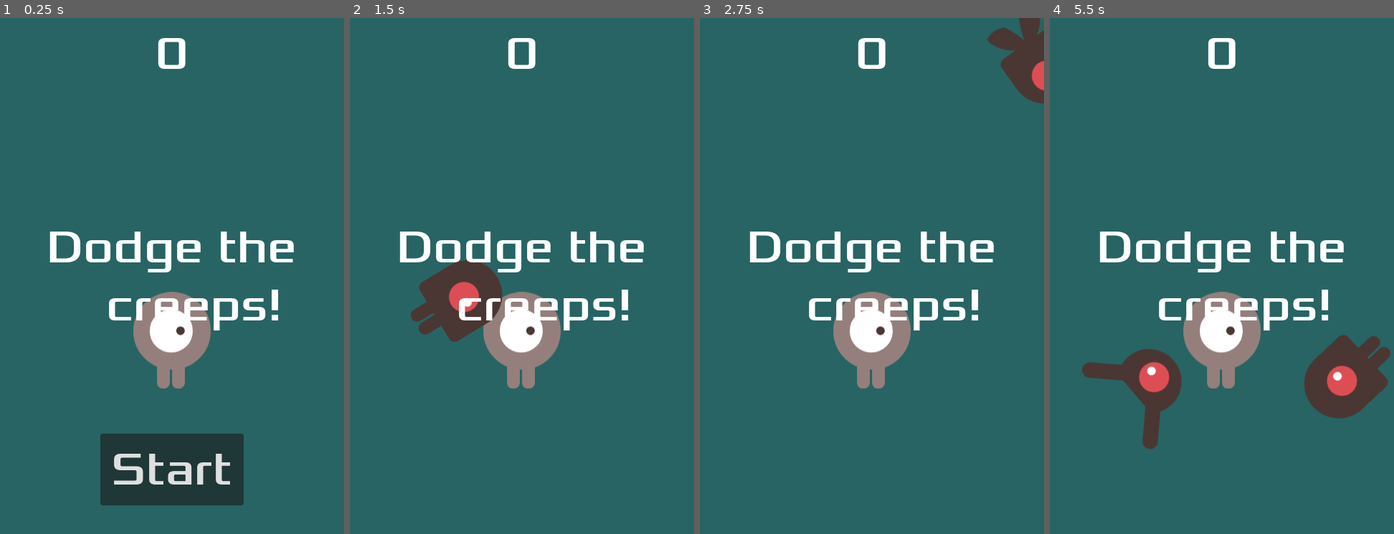
Above: before the commit, frames 1-4 (left to right).
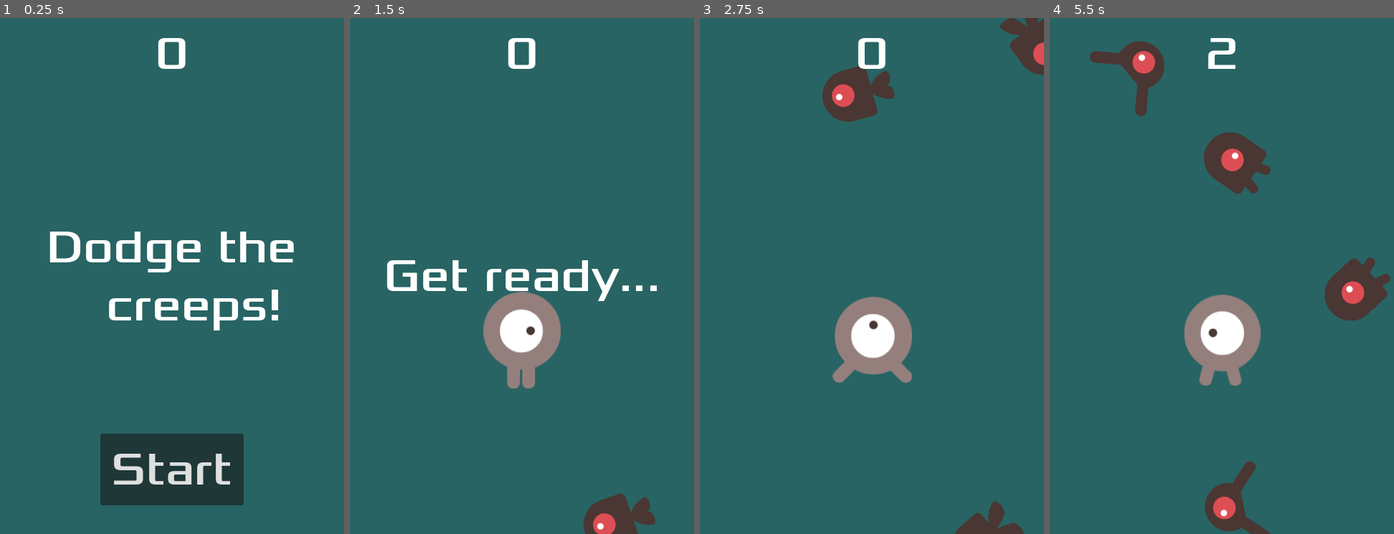
Above: after the commit, the same moments.

Repository: tmssni/Clone-Attack
Game: Godot game, scene res://Main.tscn
Two runs of this game, one before a commit and one after it. Both use one fixed random seed, a clock stepped at 60 frames per second and the inputs below.
Inputs:
- Up to frame 1 (0.25 s): no input
- Up to frame 2 (1.5 s): click "Start" at 0.5 s; hold Right (move_right) from 1.28 s (still down)
- Up to frame 3 (2.75 s): release Right (move_right) at 2.03 s; hold Up (move_down) from 2.03 s (still down)
- Up to frame 4 (5.5 s): release Up (move_down) at 2.78 s; hold Right (move_right) 2.78-3.53 s; hold Down (move_up) 3.53-4.28 s; hold Left (move_left) from 4.28 s (still down)

The runs differ from the first frame. In frame 1, 2.6% of the frame differs, in the area x 38-62%, y 53-72%; in frame 2, 7.7%; in frame 3, 7.4%; in frame 4, 14%, in the area x 9-99%, y 3-100%.
Error before the commit: Parse Error: Function "new_game()" not found in base self. (res://Player.gd:12)

Commit message:
Clone Attack Changes

Diff:
--- a/Hud.gd
+++ b/Hud.gd
@@ -4,8 +4,8 @@
 signal start_game
 
 func show_message(text):
-	$Message.text = text
-	$Message.show()
+	$MessageLabel.text = text
+	$MessageLabel.show()
 	$MessageTimer.start()
 
 func show_game_over():
@@ -13,18 +13,18 @@
 	# Wait until the MessageTimer has counted down.
 	await $MessageTimer.timeout
 
-	$Message.text = "Dodge the Creeps!"
-	$Message.show()
+	$MessageLabel.text = "Dodge the Creeps!"
+	$MessageLabel.show()
 	# Make a one-shot timer and wait for it to finish.
-	await get_tree().create_timer(1.0).timeout
+	await get_tree().create_timer(1).timeout
 	$StartButton.show()
 
 func update_score(score):
 	$ScoreLabel.text = str(score)
 
-func _on_start_button_pressed() -> void:
+func _on_start_button_pressed():
 	$StartButton.hide()
 	start_game.emit()
 
-func _on_message_timer_timeout() -> void:
-	$Message.hide()
+func _on_message_timer_timeout():
+	$MessageLabel.hide()
--- a/Hud.tscn
+++ b/Hud.tscn
@@ -20,7 +20,7 @@
 horizontal_alignment = 1
 vertical_alignment = 1
 
-[node name="Message" type="Label" parent="."]
+[node name="MessageLabel" type="Label" parent="."]
 custom_minimum_size = Vector2(48020, 0)
 anchors_preset = 8
 anchor_left = 0.5
--- a/Main.gd
+++ b/Main.gd
@@ -1,36 +1,7 @@
 extends Node
 
 @export var mob_scene : PackedScene
-var score = 0
-
-func _ready():
-	randomize()
-
-func _on_mob_timer_timeout():
-	var mob_spawn_location = $MobPath/MobPathLocation
-	mob_spawn_location.progress_ratio = randf()
-
-	var mob = mob_scene.instantiate()
-
-	add_child(mob)
-	mob.position = mob_spawn_location.position
-
-	var direction = mob_spawn_location.rotation + PI / 2
-	direction += randf_range(-PI / 4, PI / 4)
-	mob.rotation = direction
-
-	var velocity = Vector2(randf_range(150.0, 250.0), 0.0)
-	mob.linear_velocity = velocity.rotated(direction)
-
-
-func _on_score_timer_timeout() -> void:
-	score += 1
-	$HUD.update_score(score)
-
-
-func _on_start_timer_timeout() -> void:
-	$MobTimer.start()
-	$ScoreTimer.start()
+var score
 
 func game_over():
 	$ScoreTimer.stop()
@@ -38,16 +9,38 @@
 	$HUD.show_game_over()
 
 func new_game():
+	get_tree().call_group("mobs", "queue_free")
 	score = 0
-	$HUD.updated_score(score)
 	$Player.start($StartPosition.position)
-
 	$StartTimer.start()
-
+	$HUD.update_score(score)
 	$HUD.show_message("Get ready...")
-
 	await $StartTimer.timeout
 	$ScoreTimer.start()
 	$MobTimer.start()
 
-	get_tree().call_group("mobs", "queue_free")
+func _on_mob_timer_timeout():
+	var mob = mob_scene.instantiate()
+
+	var mob_spawn_location = $MobPath/MobPathLocation
+	mob_spawn_location.progress_ratio = randf()
+
+	var direction = mob_spawn_location.rotation + PI / 2
+
+	mob.position = mob_spawn_location.position
+
+	direction += randf_range(-PI / 4, PI / 4)
+	mob.rotation = direction
+
+	var velocity = Vector2(randf_range(150.0, 250.0), 0.0)
+	mob.linear_velocity = velocity.rotated(direction)
+
+	add_child(mob)
+
+func _on_score_timer_timeout():
+	score += 1
+	$HUD.update_score(score)
+
+func _on_start_timer_timeout():
+	$MobTimer.start()
+	$ScoreTimer.start()
--- a/Main.tscn
+++ b/Main.tscn
@@ -26,12 +26,6 @@
 [node name="Player" parent="." instance=ExtResource("3_qplh0")]
 position = Vector2(240, 450)
 
-[node name="MobPath" type="Path2D" parent="."]
-scale = Vector2(1, 1.00667)
-curve = SubResource("Curve2D_ep1yn")
-
-[node name="MobPathLocation" type="PathFollow2D" parent="MobPath"]
-
 [node name="MobTimer" type="Timer" parent="."]
 wait_time = 0.5
 autostart = true
@@ -45,6 +39,12 @@
 [node name="StartPosition" type="Marker2D" parent="."]
 position = Vector2(240, 450)
 
+[node name="MobPath" type="Path2D" parent="."]
+scale = Vector2(1, 1.00667)
+curve = SubResource("Curve2D_ep1yn")
+
+[node name="MobPathLocation" type="PathFollow2D" parent="MobPath"]
+
 [node name="HUD" parent="." instance=ExtResource("4_ooy7g")]
 
 [connection signal="timeout" from="MobTimer" to="." method="_on_mob_timer_timeout"]
--- a/Mob.gd
+++ b/Mob.gd
@@ -5,10 +5,10 @@
 
 # Called when the node enters the scene tree for the first time.
 func _ready():
-	randomize()
+	#randomize()
+	$AnimatedSprite2D.play()
 	var mob_types = $AnimatedSprite2D.sprite_frames.get_animation_names()
 	$AnimatedSprite2D.play(mob_types[randi() % mob_types.size()])
 
-
 func _on_visible_on_screen_notifier_2d_screen_exited():
 	queue_free()
--- a/Mob.tscn
+++ b/Mob.tscn
@@ -51,9 +51,11 @@
 [node name="Mob" type="RigidBody2D" groups=["mobs"]]
 collision_layer = 0
 collision_mask = 0
+gravity_scale = 0.0
 script = ExtResource("1_oglx1")
 
 [node name="AnimatedSprite2D" type="AnimatedSprite2D" parent="." groups=["mobs"]]
+scale = Vector2(0.75, 0.75)
 sprite_frames = SubResource("SpriteFrames_qo7t5")
 animation = &"walk"
 
@@ -62,7 +64,8 @@
 shape = SubResource("CapsuleShape2D_d8ono")
 
 [node name="VisibleOnScreenNotifier2D" type="VisibleOnScreenNotifier2D" parent="."]
-position = Vector2(-1, 0)
+position = Vector2(-0.5, 1)
+scale = Vector2(1.01, 1.025)
 rect = Rect2(-50, -40, 100, 80)
 
 [connection signal="screen_exited" from="VisibleOnScreenNotifier2D" to="." method="_on_visible_on_screen_notifier_2d_screen_exited"]
--- a/Player.gd
+++ b/Player.gd
@@ -3,48 +3,50 @@
 signal hit
 
 @export var speed = 400.0
-var screen_size = Vector2.ZERO
+var screen_size
 
 
 func _ready():
-    screen_size = get_viewport_rect().size
-    print(screen_size)
-    new_game()
+	screen_size = get_viewport_rect().size
+	hide()
 
 func _process(delta):
-    var direction = Vector2.ZERO
-    if Input.is_action_pressed("move_right"):
-        direction.x += 1
-    if Input.is_action_pressed("move_left"):
-        direction.x -= 1
-    if Input.is_action_pressed("move_up"):
-        direction.y += 1
-    if Input.is_action_pressed("move_down"):
-        direction.y -= 1
+	var direction = Vector2.ZERO
+	if Input.is_action_pressed("move_right"):
+		direction.x += 1
+	if Input.is_action_pressed("move_left"):
+		direction.x -= 1
+	if Input.is_action_pressed("move_up"):
+		direction.y += 1
+	if Input.is_action_pressed("move_down"):
+		direction.y -= 1
 
-    if direction.length() > 0:
-        direction = direction.normalized()
-        $AnimatedSprite2D.play()
-    else:
-        $AnimatedSprite2D.stop()
-    position += direction * speed * delta
-    position.x = clamp(position.x, 0, screen_size.x)
-    position.y = clamp(position.y, 0, screen_size.y)
+	if direction.length() > 0:
+		direction = direction.normalized()
+		$AnimatedSprite2D.play()
+	else:
+		$AnimatedSprite2D.stop()
 
-    if direction.x != 0:
-        $AnimatedSprite2D.animation = "right"
-        $AnimatedSprite2D.flip_h = direction.x < 0
-        $AnimatedSprite2D.flip_v = false
-    elif direction.y != 0:
-        $AnimatedSprite2D.animation = "up"
-        $AnimatedSprite2D.flip_v = direction.y > 0
+	position += direction * delta
+	position = position.clamp(Vector2.ZERO, screen_size)
 
-func start(new_position):
-    position = new_position
-    show()
-    $CollisionShape2D.disabled = false
+	if direction.x != 0:
+		$AnimatedSprite2D.animation = "right"
+		$AnimatedSprite2D.flip_v = false
+		#Trail.rotation = 0
+		$AnimatedSprite2D.flip_h = direction.x < 0
+
+	elif direction.y != 0:
+		$AnimatedSprite2D.animation = "up"
+		$AnimatedSprite2D.flip_v = direction.y > 0
+
+func start(pos):
+	position = pos
+	rotation = 0
+	show()
+	$CollisionShape2D.disabled = false
 
 func _on_body_entered():
-    hide()
-    $CollisionShape2D.set_deferred("disabled", true)
-    emit_signal("hit")
+	hide()
+	hit.emit()
+	$CollisionShape2D.set_deferred("disabled", true)
--- a/Player.tscn
+++ b/Player.tscn
@@ -42,7 +42,6 @@
 
 [node name="Player" type="Area2D"]
 script = ExtResource("1_0rdda")
-speed = null
 
 [node name="AnimatedSprite2D" type="AnimatedSprite2D" parent="."]
 sprite_frames = SubResource("SpriteFrames_7rlfp")
Not shown: 1 places in Player.tscn that only renumber resources
